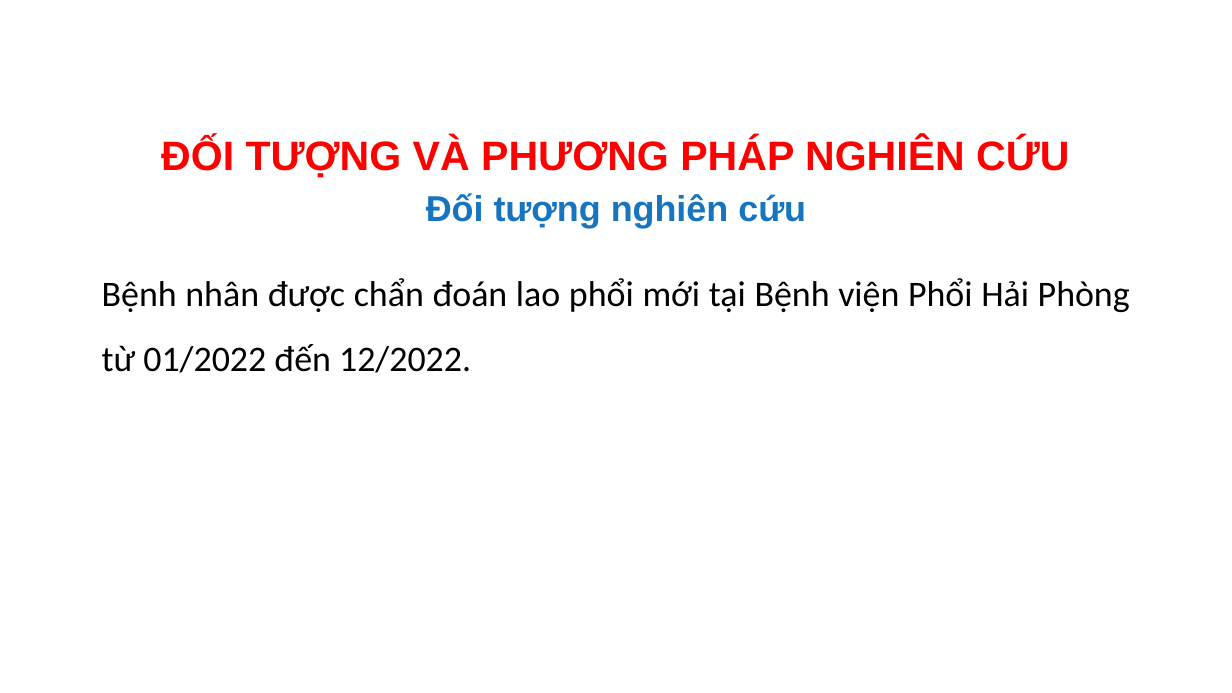
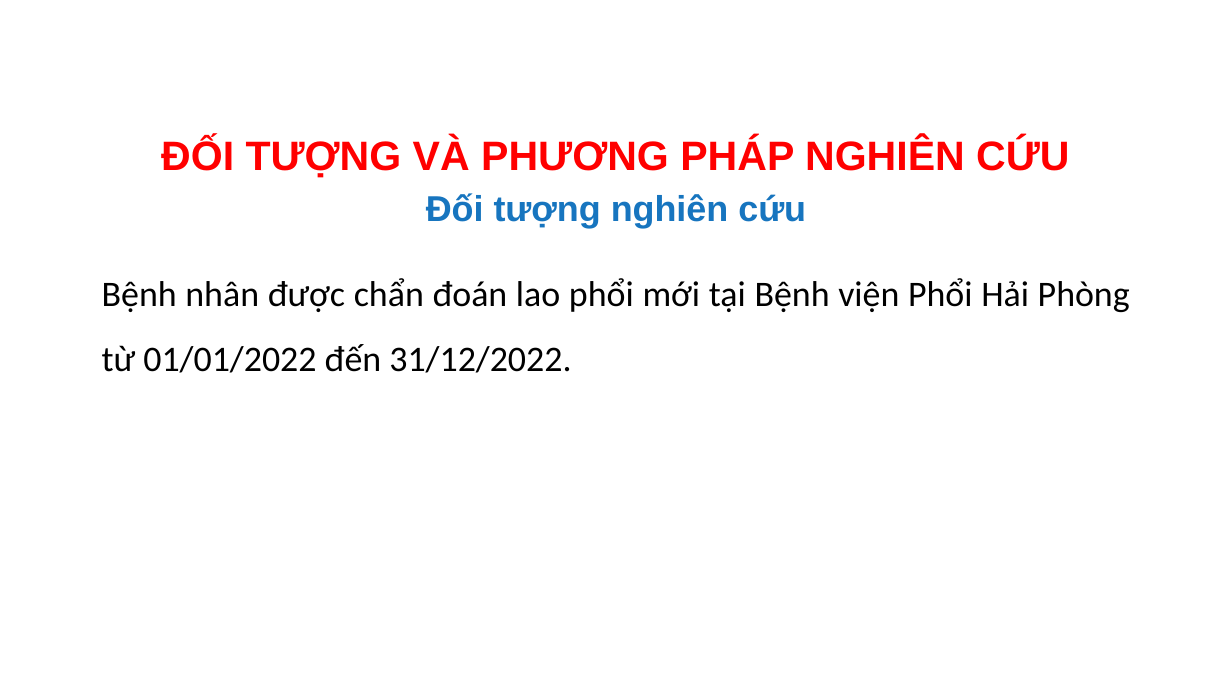
Before and after one commit to MedPocket/HPMUGraduation-thesis, a slide deck: slide 7 of Thuc-trang-va-mot-so-yeu-to-lien-quan-dinh-duong-BN-lao-phoi_Nhat-Nguyen.pptx. Drawn at 1232x693 pixels with LibreOffice and Linux fonts; fonts in the diff are those of the drawing; background and template pictures are left out. Boxes give left, top, right and bottom in pixels: in the first picture for what was removed or moved away, otherwise in the second. Text is boxed around its words. In the diff, an @@ line names an element or a change of style, - is before the commit and + after.

```diff
--- a/Thuc-trang-va-mot-so-yeu-to-lien-quan-dinh-duong-BN-lao-phoi_Nhat-Nguyen.pptx
+++ b/Thuc-trang-va-mot-so-yeu-to-lien-quan-dinh-duong-BN-lao-phoi_Nhat-Nguyen.pptx
@@ text at bbox=[102, 278, 1130, 373]: text changed @@
-Bệnh nhân được chẩn đoán lao phổi mới tại Bệnh viện Phổi Hải Phòng từ 01/2022 đến 12/2022.
+Bệnh nhân được chẩn đoán lao phổi mới tại Bệnh viện Phổi Hải Phòng từ 01/01/2022 đến 31/12/2022.
```
Also in this commit, not shown: 4 other slides changed, 4 other files.
